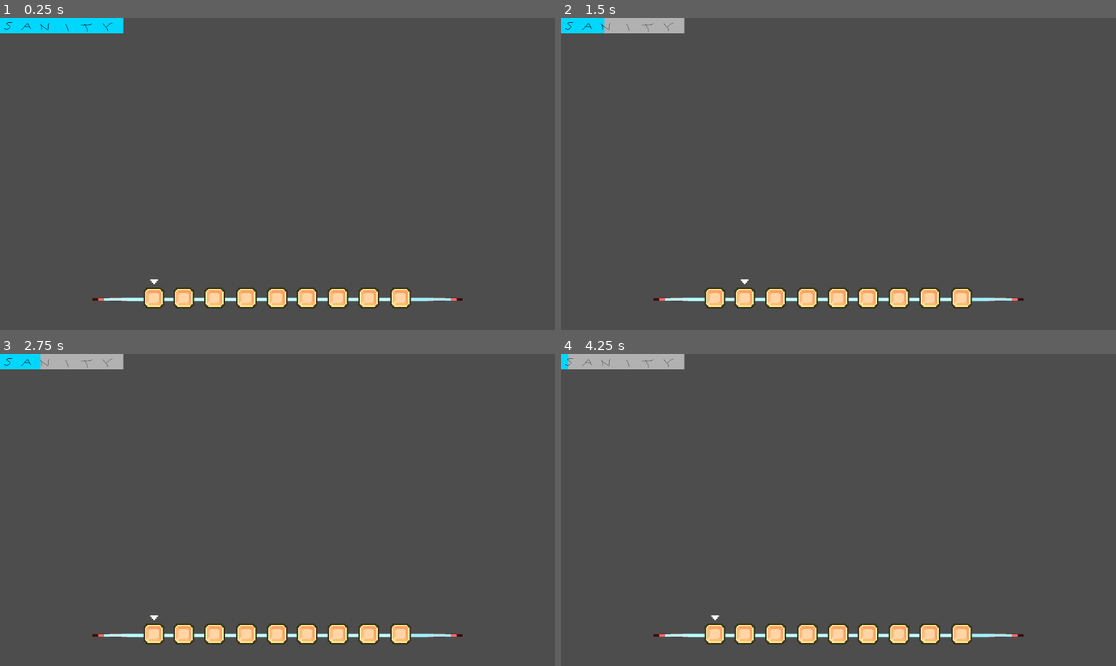
Above: before the commit, frames 1-4 (two rows, left to right).
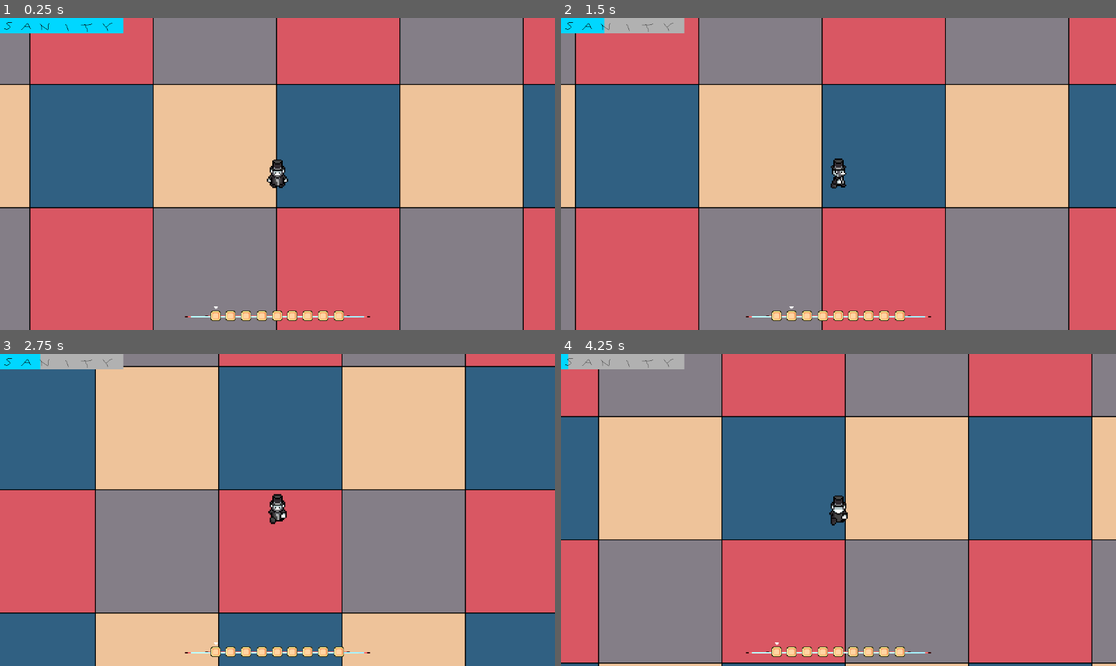
Above: after the commit, the same moments.

Repository: USV-GAM236-SPR24/Smog
Game: Godot game, scene res://scenes/game.tscn
The game is run twice, just before and just after one commit, with the same random seed, the same clock (stepped at 60 frames per second) and the same inputs.
Inputs (mouse positions are in pixels of both pictures, inside the frame that each line leads up to):
- Up to frame 1 (0.25 s): no input
- Up to frame 2 (1.5 s): click (716, 301) at 0.52 s; tap Enter (ui_accept) at 1.25 s; move the mouse to (960, 158) at 1.27 s; hold D (right, bound only after the commit) from 1.28 s (still down); hold Mouse wheel down (scroll_down) from 1.28 s (still down)
- Up to frame 3 (2.75 s): tap Enter (ui_accept) at 1.52, 2.27 s; move the mouse to (166, 525) at 2.02 s; release D (right, bound only after the commit) at 2.03 s; release Mouse wheel down (scroll_down) at 2.03 s; hold S (down, bound only after the commit) from 2.03 s (still down); tap Mouse wheel up (scroll_up) at 2.1 s
- Up to frame 4 (4.25 s): move the mouse to (894, 441) at 2.77 s; release S (down, bound only after the commit) at 2.78 s; hold D (right, bound only after the commit) 2.78-3.53 s; tap 0 at 2.85 s; move the mouse to (810, 572) at 3.52 s; hold W (up, bound only after the commit) from 3.53 s (still down); tap 1 at 3.6 s; tap Enter (ui_accept) at 3.77 s

The runs differ from the first frame. In frame 1, 99% of the frame differs, in the area x 0-100%, y 0-100%; in frame 2, 99%; in frame 3, 99%; in frame 4, 99%.

Commit message:
Added Example!
Made quick example player scene that shows how you can use the inventory as a component of the player. Also fixed a bug where you could drag empty slots when inventory was added to the player. Also a temporary background image is there so you can see the movement.

Diff:
--- a/Smog/project.godot
+++ b/Smog/project.godot
@@ -36,6 +36,26 @@
 "events": [Object(InputEventMouseButton,"resource_local_to_scene":false,"resource_name":"","device":-1,"window_id":0,"a …(259 unchanged characters)…
 ]
 }
+up={
+"deadzone": 0.5,
+"events": [Object(InputEventKey,"resource_local_to_scene":false,"resource_name":"","device":-1,"window_id":0,"alt_pressed":false,"shift_pressed":false,"ctrl_pressed":false,"meta_pressed":false,"pressed":false,"keycode":0,"physical_keycode":87,"key_label":0,"unicode":119,"echo":false,"script":null)
+]
+}
+down={
+"deadzone": 0.5,
+"events": [Object(InputEventKey,"resource_local_to_scene":false,"resource_name":"","device":-1,"window_id":0,"alt_pressed":false,"shift_pressed":false,"ctrl_pressed":false,"meta_pressed":false,"pressed":false,"keycode":0,"physical_keycode":83,"key_label":0,"unicode":115,"echo":false,"script":null)
+]
+}
+left={
+"deadzone": 0.5,
+"events": [Object(InputEventKey,"resource_local_to_scene":false,"resource_name":"","device":-1,"window_id":0,"alt_pressed":false,"shift_pressed":false,"ctrl_pressed":false,"meta_pressed":false,"pressed":false,"keycode":0,"physical_keycode":65,"key_label":0,"unicode":97,"echo":false,"script":null)
+]
+}
+right={
+"deadzone": 0.5,
+"events": [Object(InputEventKey,"resource_local_to_scene":false,"resource_name":"","device":-1,"window_id":0,"alt_pressed":false,"shift_pressed":false,"ctrl_pressed":false,"meta_pressed":false,"pressed":false,"keycode":0,"physical_keycode":68,"key_label":0,"unicode":100,"echo":false,"script":null)
+]
+}
 
 [rendering]
 
--- a/Smog/scenes/game.tscn
+++ b/Smog/scenes/game.tscn
@@ -1,11 +1,14 @@
 [gd_scene load_steps=3 format=3 uid="uid://wstjrxw8m084"]
 
-[ext_resource type="PackedScene" uid="uid://yk5bgx46irl8" path="res://scenes/sanity_bar.tscn" id="1_qg41o"]
-[ext_resource type="PackedScene" uid="uid://cqpwn5svyt4ud" path="res://scenes/inventory/inventory.tscn" id="2_3yuhv"]
+[ext_resource type="Texture2D" uid="uid://0af56cc366f" path="res://art/temp/TEMP.png" id="1_7ksu6"]
+[ext_resource type="PackedScene" uid="uid://d3hcxhgxdk63m" path="res://scenes/player.tscn" id="2_41kaj"]
 
 [node name="Game" type="Node2D"]
 
-[node name="SanityBar" parent="." instance=ExtResource("1_qg41o")]
+[node name="TempBg" type="Sprite2D" parent="."]
+texture_repeat = 3
+texture = ExtResource("1_7ksu6")
+region_enabled = true
+region_rect = Rect2(-4974.03, -4463.52, 13279.8, 9554.47)
 
-[node name="Inventory" parent="." instance=ExtResource("2_3yuhv")]
-scale = Vector2(2, 2)
+[node name="Player" parent="." instance=ExtResource("2_41kaj")]
--- /dev/null
+++ b/Smog/scenes/player.tscn
@@ -0,0 +1,151 @@
+[gd_scene load_steps=13 format=3 uid="uid://d3hcxhgxdk63m"]
+
+[ext_resource type="Script" path="res://scripts/player.gd" id="1_25p2d"]
+[ext_resource type="Texture2D" uid="uid://c1v23mqod4tri" path="res://art/Wilton_Walking_Spritesheet_Upscale.png" id="2_a58ny"]
+[ext_resource type="PackedScene" uid="uid://cqpwn5svyt4ud" path="res://scenes/inventory/inventory.tscn" id="2_uw8ev"]
+[ext_resource type="PackedScene" uid="uid://yk5bgx46irl8" path="res://scenes/sanity_bar.tscn" id="4_wuy8k"]
+
+[sub_resource type="RectangleShape2D" id="RectangleShape2D_5kkbg"]
+size = Vector2(21.2355, 26.7752)
+
+[sub_resource type="Animation" id="Animation_5c06g"]
+resource_name = "forwards"
+length = 0.8
+loop_mode = 1
+tracks/0/type = "value"
+tracks/0/imported = false
+tracks/0/enabled = true
+tracks/0/path = NodePath("Sprite2D:frame")
+tracks/0/interp = 1
+tracks/0/loop_wrap = true
+tracks/0/keys = {
+"times": PackedFloat32Array(0, 0.1, 0.2, 0.3, 0.4, 0.5, 0.6, 0.7),
+"transitions": PackedFloat32Array(1, 1, 1, 1, 1, 1, 1, 1),
+"update": 1,
+"values": [0, 1, 2, 3, 4, 5, 6, 7]
+}
+
+[sub_resource type="Animation" id="Animation_iy2ju"]
+length = 0.001
+tracks/0/type = "value"
+tracks/0/imported = false
+tracks/0/enabled = true
+tracks/0/path = NodePath("Sprite2D:frame")
+tracks/0/interp = 1
+tracks/0/loop_wrap = true
+tracks/0/keys = {
+"times": PackedFloat32Array(0),
+"transitions": PackedFloat32Array(1),
+"update": 1,
+"values": [0]
+}
+
+[sub_resource type="Animation" id="Animation_au2en"]
+resource_name = "up"
+length = 0.7
+loop_mode = 1
+tracks/0/type = "value"
+tracks/0/imported = false
+tracks/0/enabled = true
+tracks/0/path = NodePath("Sprite2D:frame")
+tracks/0/interp = 1
+tracks/0/loop_wrap = true
+tracks/0/keys = {
+"times": PackedFloat32Array(0, 0.1, 0.2, 0.3, 0.4, 0.5, 0.6, 0.7),
+"transitions": PackedFloat32Array(1, 1, 1, 1, 1, 1, 1, 1),
+"update": 1,
+"values": [16, 17, 18, 19, 20, 21, 22, 23]
+}
+
+[sub_resource type="Animation" id="Animation_wf8rt"]
+resource_name = "right"
+length = 0.7
+loop_mode = 1
+tracks/0/type = "value"
+tracks/0/imported = false
+tracks/0/enabled = true
+tracks/0/path = NodePath("Sprite2D:frame")
+tracks/0/interp = 1
+tracks/0/loop_wrap = true
+tracks/0/keys = {
+"times": PackedFloat32Array(0, 0.1, 0.2, 0.3, 0.4, 0.5, 0.6, 0.7),
+"transitions": PackedFloat32Array(1, 1, 1, 1, 1, 1, 1, 1),
+"update": 1,
+"values": [8, 9, 10, 11, 12, 13, 14, 15]
+}
+
+[sub_resource type="Animation" id="Animation_5ifi8"]
+resource_name = "left"
+length = 0.7
+loop_mode = 1
+tracks/0/type = "value"
+tracks/0/imported = false
+tracks/0/enabled = true
+tracks/0/path = NodePath("Sprite2D:frame")
+tracks/0/interp = 1
+tracks/0/loop_wrap = true
+tracks/0/keys = {
+"times": PackedFloat32Array(0, 0.1, 0.2, 0.3, 0.4, 0.5, 0.6),
+"transitions": PackedFloat32Array(1, 1, 1, 1, 1, 1, 1),
+"update": 1,
+"values": [24, 25, 26, 27, 28, 29, 30]
+}
+
+[sub_resource type="Animation" id="Animation_ahsa2"]
+resource_name = "idle"
+length = 0.2
+loop_mode = 1
+tracks/0/type = "value"
+tracks/0/imported = false
+tracks/0/enabled = true
+tracks/0/path = NodePath("Sprite2D:frame")
+tracks/0/interp = 1
+tracks/0/loop_wrap = true
+tracks/0/keys = {
+"times": PackedFloat32Array(0.1),
+"transitions": PackedFloat32Array(1),
+"update": 1,
+"values": [0]
+}
+
+[sub_resource type="AnimationLibrary" id="AnimationLibrary_ryavd"]
+_data = {
+"RESET": SubResource("Animation_iy2ju"),
+"forwards": SubResource("Animation_5c06g"),
+"idle": SubResource("Animation_ahsa2"),
+"left": SubResource("Animation_5ifi8"),
+"right": SubResource("Animation_wf8rt"),
+"up": SubResource("Animation_au2en")
+}
+
+[node name="Player" type="CharacterBody2D"]
+script = ExtResource("1_25p2d")
+
+[node name="Sprite2D" type="Sprite2D" parent="."]
+scale = Vector2(0.450111, 0.450111)
+texture = ExtResource("2_a58ny")
+hframes = 8
+vframes = 4
+
+[node name="CollisionShape2D" type="CollisionShape2D" parent="."]
+position = Vector2(0.500001, -1)
+rotation = -3.14159
+scale = Vector2(1.554, -2.16618)
+shape = SubResource("RectangleShape2D_5kkbg")
+
+[node name="Inventory" parent="." instance=ExtResource("2_uw8ev")]
+position = Vector2(0, 296)
+
+[node name="Camera2D" type="Camera2D" parent="."]
+
+[node name="SanityBar" parent="." instance=ExtResource("4_wuy8k")]
+offset_left = -576.0
+offset_top = -324.0
+offset_right = -320.0
+offset_bottom = -292.0
+
+[node name="AnimationPlayer" type="AnimationPlayer" parent="."]
+unique_name_in_owner = true
+libraries = {
+"": SubResource("AnimationLibrary_ryavd")
+}
--- a/Smog/scripts/inventory.gd
+++ b/Smog/scripts/inventory.gd
@@ -194,8 +194,9 @@
 
 #center inventory on window resize
 func _on_window_resize() -> void:
-	var window_size: Vector2 = get_viewport().size
-	position = Vector2(window_size.x / 2, window_size.y - 64)
+	pass
+	#var window_size: Vector2 = get_viewport().size
+	#position = Vector2(window_size.x / 2, window_size.y - 64)
 
 
 func _enter_tree() -> void:
--- a/Smog/scripts/inventory_slot.gd
+++ b/Smog/scripts/inventory_slot.gd
@@ -89,6 +89,7 @@
 func _ready() -> void:
 	_update_counter()
 
+
 #when item selected (and has items), pressed set true
 func _on_button_button_down() -> void:
 	if item_count > 0:
@@ -99,6 +100,8 @@
 #when item unselected (and was previously selected ), swap item with closest slot,
 # then pressed set false
 func _on_button_button_up() -> void:
+	#make sure to not select panel if no items!
+
 	var smallest_slot: InventorySlot = self
 	var shortest_dist: float = INF
 
--- /dev/null
+++ b/Smog/scripts/player.gd
@@ -0,0 +1,31 @@
+extends CharacterBody2D
+class_name Player
+
+var direction
+
+var SPEED = 160
+
+var reset_dir
+
+func _physics_process(_delta) -> void:
+	direction = Input.get_vector("left", "right", "up", "down")
+
+	#exclude sideways movement
+	if !(direction.x == 0.0 or direction.x == 1.0 or direction.x == -1.0):
+		return
+
+	velocity = direction * SPEED
+	_update_anim()
+	move_and_slide()
+
+func _update_anim() -> void:
+
+	if direction == Vector2.ZERO:
+		%AnimationPlayer.stop()
+		return
+
+	match direction:
+		Vector2.DOWN: %AnimationPlayer.play("forwards")
+		Vector2.UP: %AnimationPlayer.play("up")
+		Vector2.RIGHT: %AnimationPlayer.play("right")
+		Vector2.LEFT: %AnimationPlayer.play("left")
Binary file added: Smog/art/Wilton_Walking_Spritesheet_Upscale.png
Not shown, added: Smog/art/Wilton_Walking_Spritesheet_Upscale.png.import
Binary file added: Smog/art/temp/TEMP.png
Not shown, added: Smog/art/temp/TEMP.png.import
